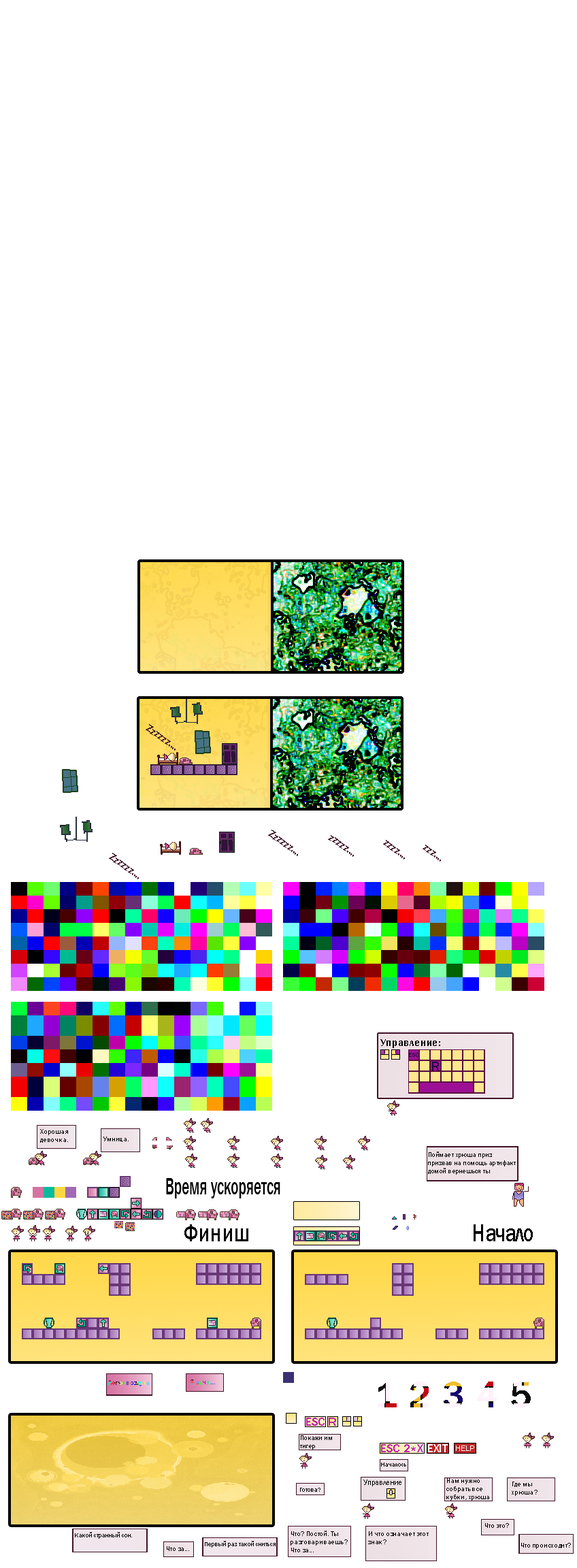
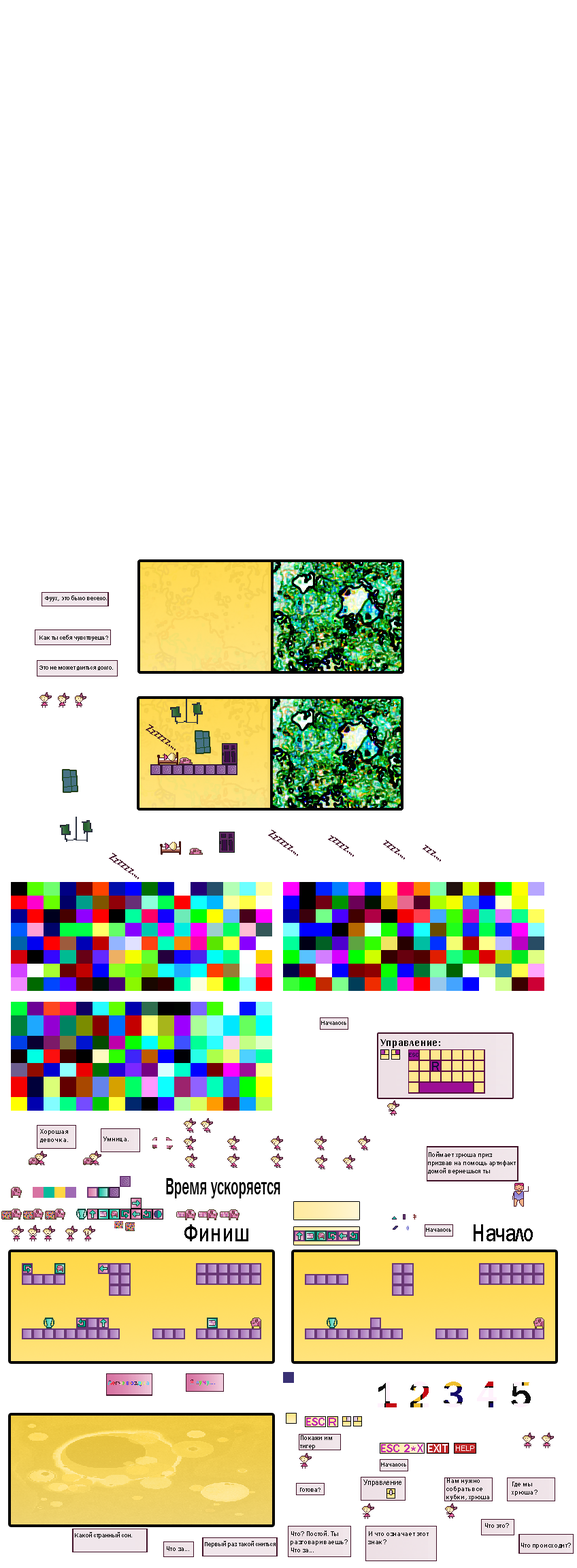
Comparing the layer stacks of the two (577, 1568) images. Changes:
added layer "Это не может длиться долго." above "Слой 3 копия 5" over [39, 665, 113, 671]
added layer "Слой 3 копия 5" above "Как ты себя чувствуешь?" over [36, 660, 118, 677]
added layer "Как ты себя чувствуешь?" above "Слой 3 копия 4" over [39, 634, 109, 642]
added layer "Слой 3 копия 4" above "Фуух, это было весело." over [34, 629, 111, 646]
added layer "Фуух, это было весело." above "Слой 3 копия 3" over [44, 595, 107, 602]
added layer "Слой 3 копия 3" above "Началось копия 2" over [41, 592, 109, 607]
added layer "Началось копия 2" above "Слой 3 копия 2" over [321, 1020, 347, 1025]
added layer "Слой 3 копия 2" above "Началось копия" over [319, 1017, 349, 1030]
added layer "Началось копия" above "Слой 3 копия" over [426, 1227, 452, 1232]
added layer "Слой 3 копия" above "Началось" over [424, 1224, 454, 1237]
added layer "Слой 6" above "Слой 5" over [57, 692, 70, 708]
added layer "Слой 5" above "Слой 4" over [74, 692, 87, 708]
added layer "Слой 4" above "Слой 2" over [39, 692, 52, 708]
